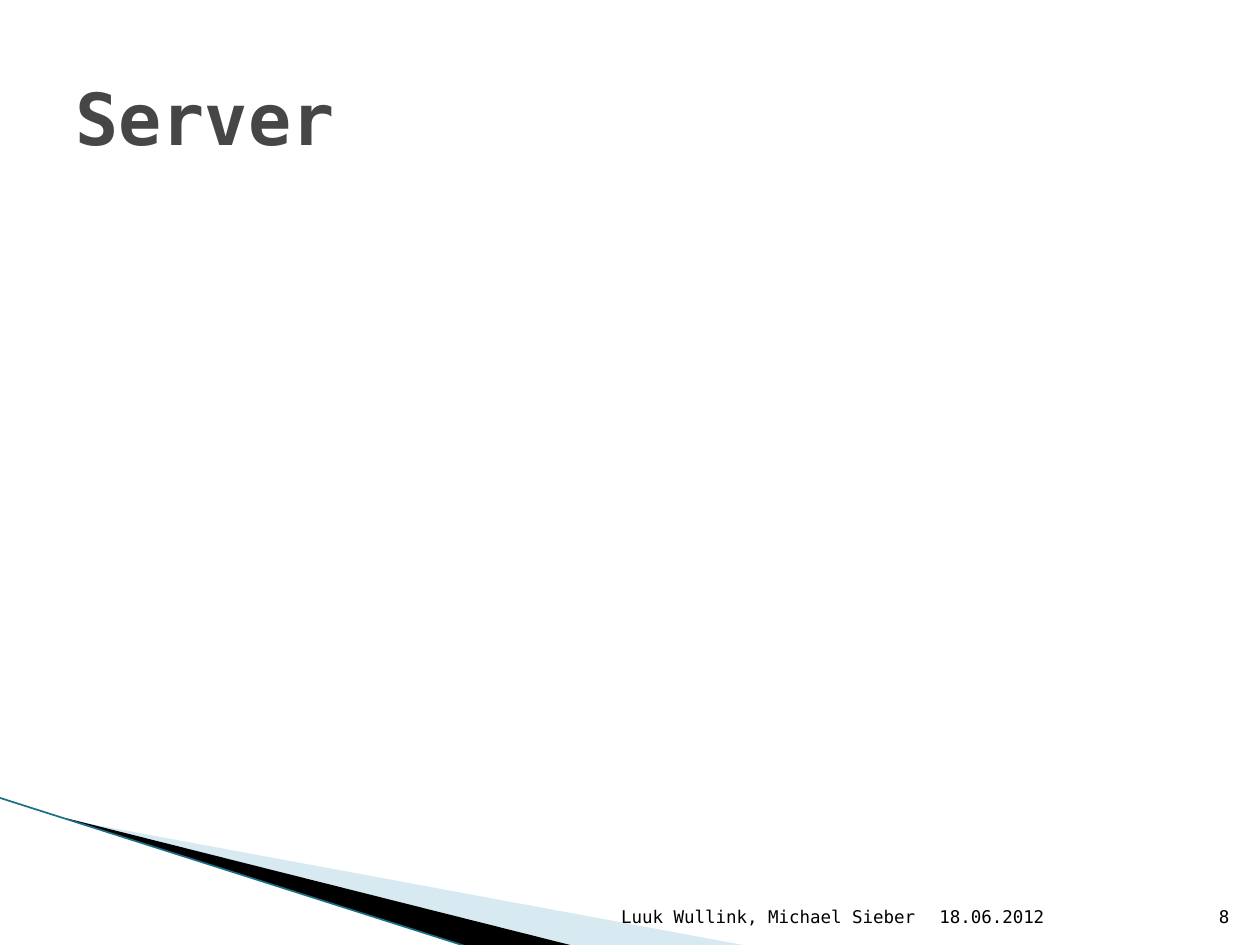
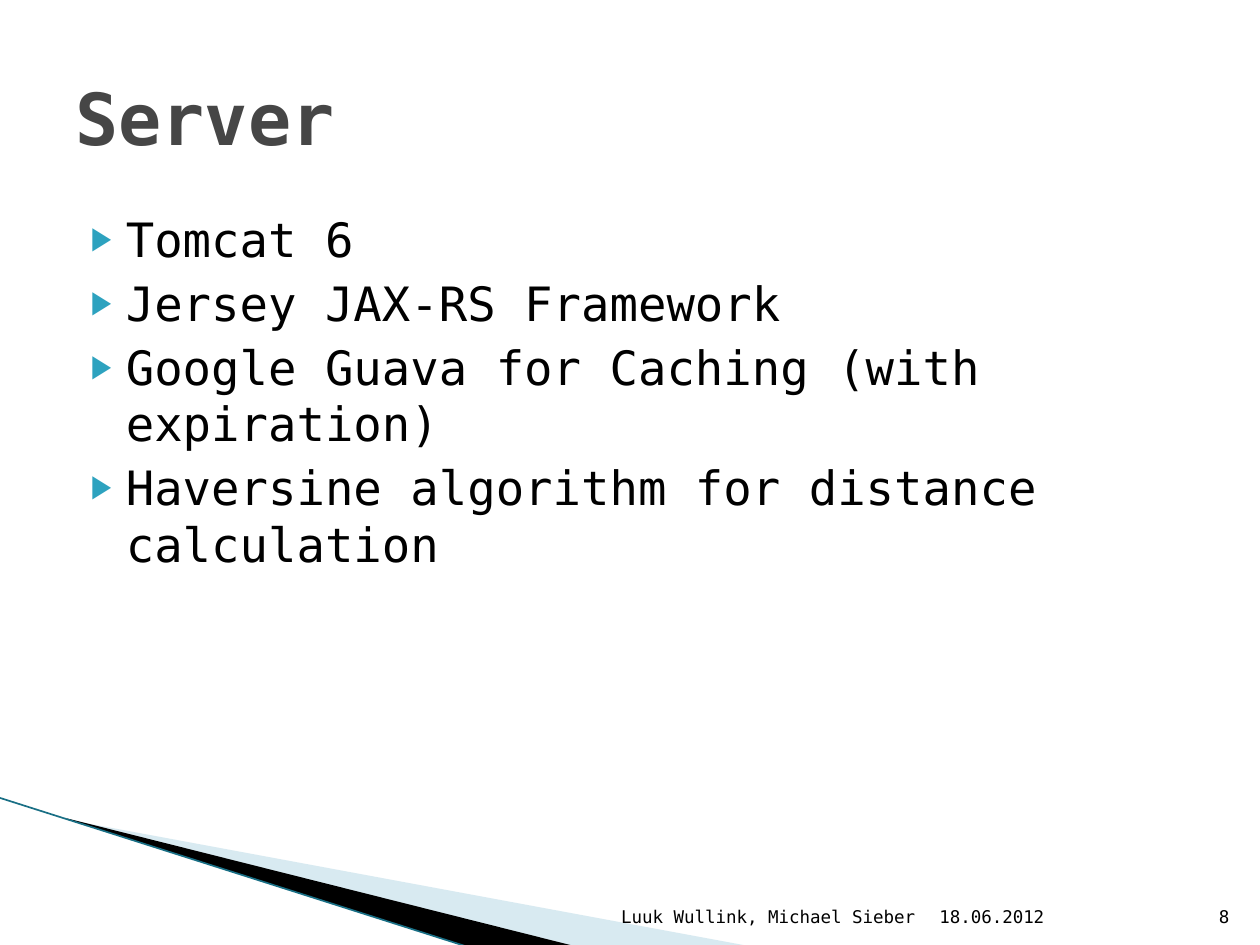
Before and after one commit to msi88/Popya, a slide deck: slide 8 of Popya/docs/Presentation.pptx. Drawn at 1260x945 pixels with LibreOffice and Linux fonts; fonts in the diff are those of the drawing; background and template pictures are left out. Boxes give left, top, right and bottom in pixels: in the first picture for what was removed or moved away, otherwise in the second. Text is boxed around its words. In the diff, an @@ line names an element or a change of style, - is before the commit and + after.

```diff
--- a/Popya/docs/Presentation.pptx
+++ b/Popya/docs/Presentation.pptx
@@ text added at (126, 222, 1037, 563), 27 pt, text #000000 @@
+▶ Tomcat 6
+▶ Jersey JAX-RS Framework
+▶ Google Guava for Caching (with expiration)
+▶ Haversine algorithm for distance calculation
```
Also in this commit, not shown: 2 other slides changed, 1 slide removed, 1 other file.
